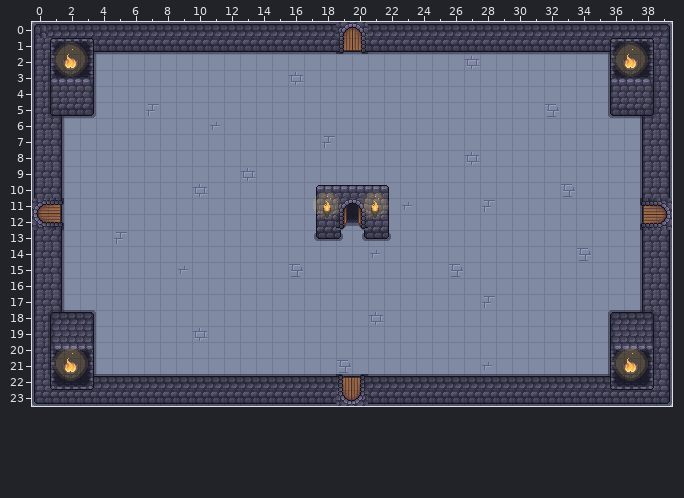
An edit to a level. Tiled map, assets/maps/room_exit.tmx. Above is the file before it was changed.
Cells are 16x16 px. Shown: x 0..39, y 0..23.
Now the later version:
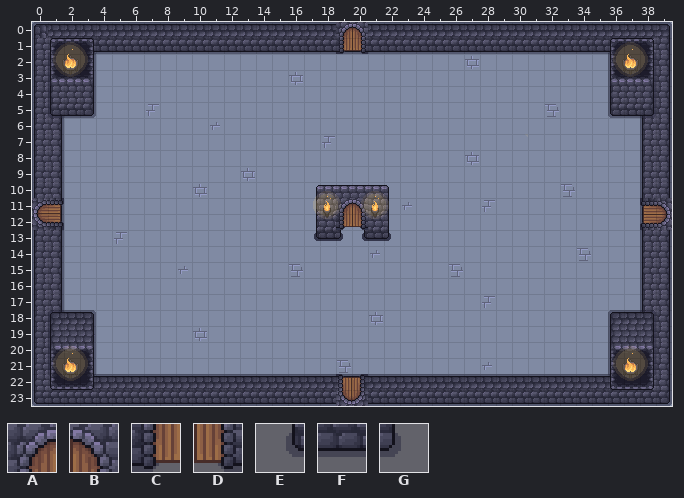
Key: from "doors_lever_chest_animation_sa": A 60, B 61, C 70, D 71; from "walls_floor": E 221, F 222, G 225.
_ is an empty cell, . an unchanged one.
Tiles of an added or newly shown layer are drawn over the layers below it.
Diff:
--- layer "exit door closed layer" (added)
@@ x 17..22 @@
-12 ..__..
-13 ______
+12 ..CD..
+13 EFGEFG
--- layer "exit door animation layer" (added)
@@ x 17..22 @@
-11 ..__..
-12 ..__..
-13 ______
+11 ..AB..
+12 ..CD..
+13 EFGEFG
Where, in picture pixels (left, top, right, bottom), the same in both pictures:
added: (314, 203, 391, 241)
